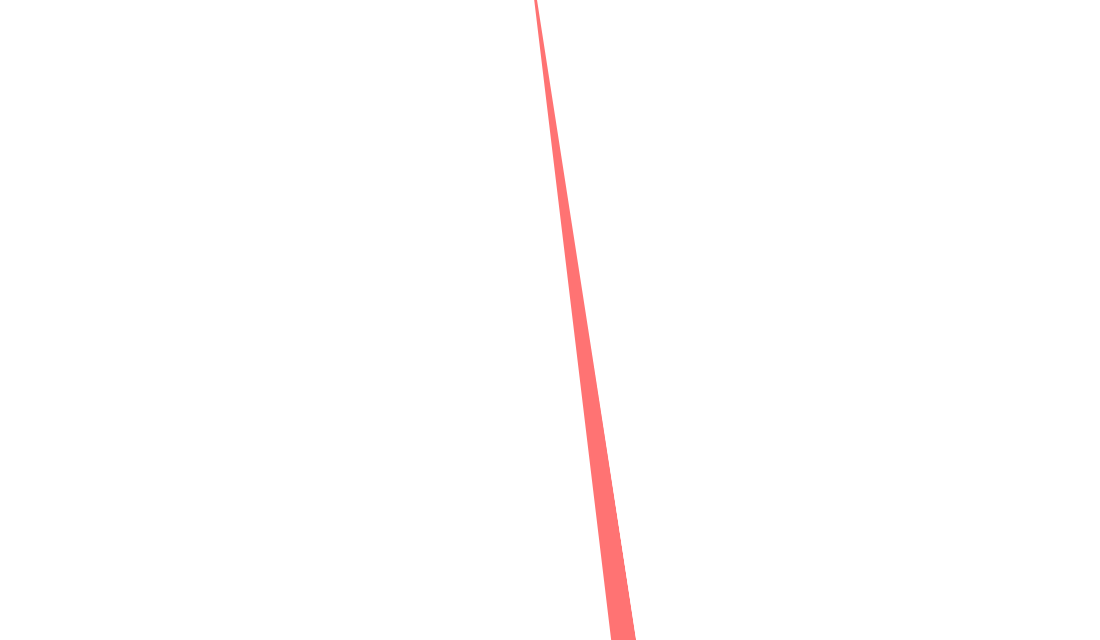
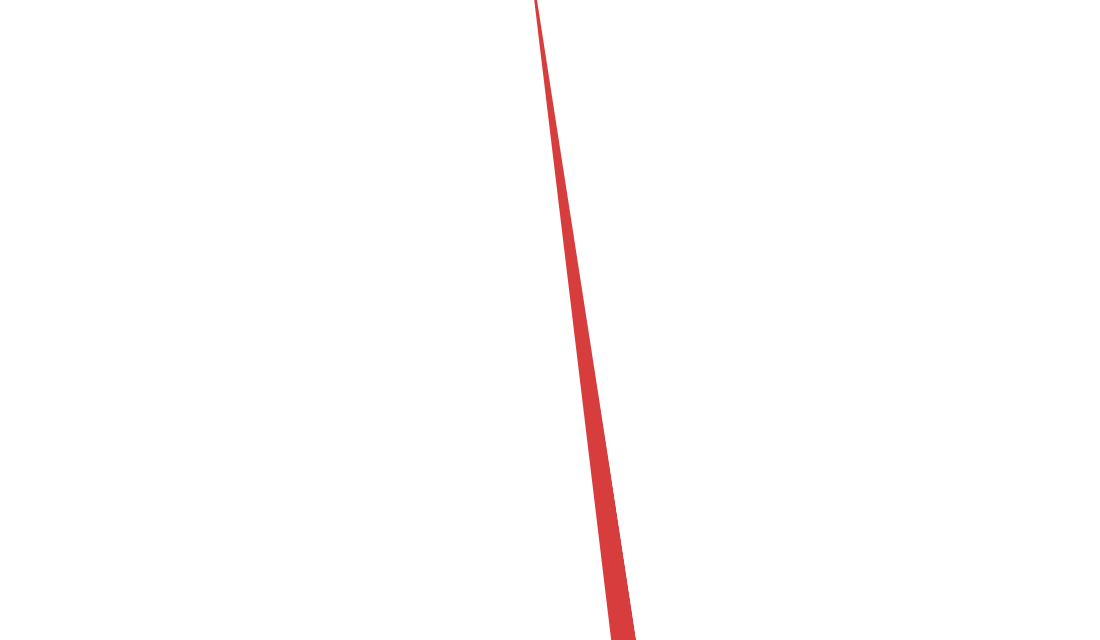
Layered file, before and after one edit (1100x640). Changes by layer:
painted on "Rectangle 1" over (x1=534, y1=0, x2=636, y2=640)
